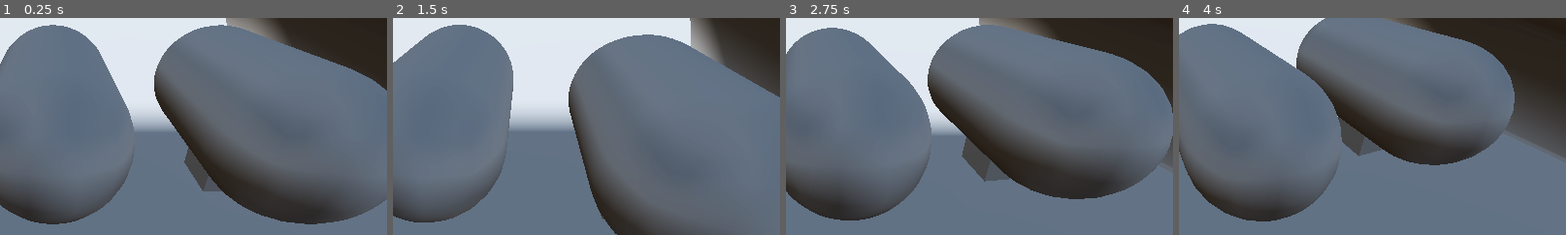
Above: before the commit, frames 1-4 (left to right).
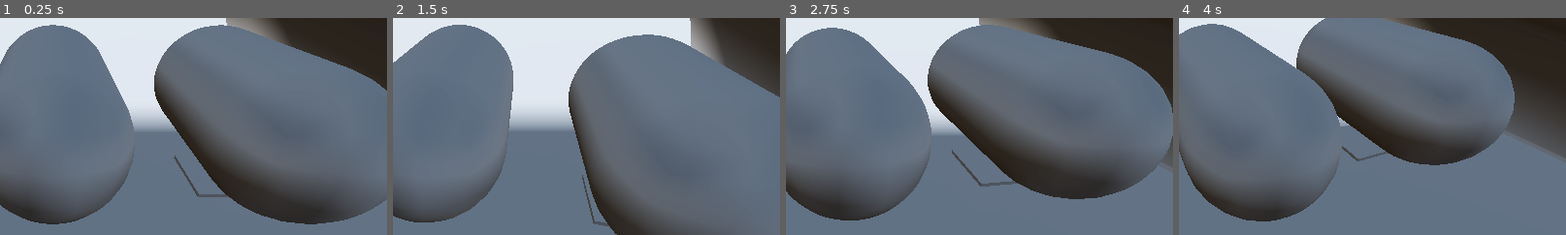
Above: after the commit, the same moments.

Repository: mitchellkazin15/hindenburgers
Game: Godot game, scene res://test_levels/level.tscn
The game is run twice, just before and just after one commit, with the same random seed, the same clock (stepped at 60 frames per second) and the same inputs. This scene is started directly instead of the project's main scene.
Inputs (mouse positions are % of the whole screen's width and height, from its top left):
- Up to frame 1 (0.25 s): no input
- Up to frame 2 (1.5 s): tap Enter at 0.5 s; move the mouse to (55, 50) at 0.52 s; hold E (interact) 0.53-1.28 s; hold W (move_up) from 0.53 s (still down); tap Space (jump) at 0.77, 1.25 s; move the mouse to (45, 50) at 1.27 s; tap E (interact) at 1.35 s
- Up to frame 3 (2.75 s): keep holding W (move_up); tap Space (jump) at 1.52 s; tap Enter at 2 s; move the mouse to (52, 48) at 2.02 s; press the mouse at (52, 48) at 2.03 s; tap E (interact) at 2.3 s
- Up to frame 4 (4 s): keep holding W (move_up); tap Space (jump) at 2.75, 3.02, 3.77 s; move the mouse to (49, 52) at 2.77 s; release the mouse at (49, 52) at 2.78 s; tap E (interact) at 2.85 s; tap Enter at 3.5 s; move the mouse to (57, 51) at 3.52 s; hold E (interact) from 3.53 s (still down)
The pictures show only the part of the screen within x 43-93%, y 26-76%; the shares and areas given below are measured in that part.

The runs differ from the first frame. In frame 1, 0.9% of the frame differs, in the area x 44-60%, y 59-83%; in frame 2, 0.2%; in frame 3, 1.3%, in the area x 42-60%, y 54-78%; in frame 4, 1.0%.

Commit message:
fix multiple driver bug

Diff:
--- a/vehicles/blimp.tscn
+++ b/vehicles/blimp.tscn
@@ -12,7 +12,7 @@
 [sub_resource type="CapsuleShape3D" id="CapsuleShape3D_8rjh7"]
 
 [sub_resource type="BoxShape3D" id="BoxShape3D_vv172"]
-size = Vector3(8, 8, 8)
+size = Vector3(14.360458, 8, 12.652618)
 
 [sub_resource type="CapsuleMesh" id="CapsuleMesh_cm3st"]
 
@@ -47,7 +47,7 @@
 shape = SubResource("CapsuleShape3D_8rjh7")
 
 [node name="CollisionShape3D2" type="CollisionShape3D" parent="." unique_id=1857533576]
-transform = Transform3D(1, 0, 0, 0, 1, 0, 0, 0, 1, 0, -15, 0)
+transform = Transform3D(1, 0, 0, 0, 0.2584987, 0, 0, 0, 1.2303561, 0.031987667, -17.681896, -0.43291765)
 shape = SubResource("BoxShape3D_vv172")
 
 [node name="Node3D" type="Node3D" parent="." unique_id=59626035]
@@ -57,7 +57,7 @@
 mesh = SubResource("CapsuleMesh_cm3st")
 
 [node name="MeshInstance3D2" type="MeshInstance3D" parent="Node3D" unique_id=1977350045]
-transform = Transform3D(-1.7484556e-08, 0.3, 0, -0.4, -1.3113417e-08, 0, 0, 0, 0.4, -0.591, 0, 0)
+transform = Transform3D(-2.327819e-08, 0.063794, -2.1175824e-22, -0.53254277, -2.7885245e-09, 5.3290705e-15, 5.3290705e-15, -3.982048e-23, 0.5476548, -0.7204373, -0.0013508545, 7.6352975e-08)
 mesh = SubResource("BoxMesh_j7fa5")
 
 [node name="BlimpPlayerController" type="Node" parent="." unique_id=1599259529 node_paths=PackedStringArray("blimp")]
--- a/vehicles/enter_driving_area_3d.gd
+++ b/vehicles/enter_driving_area_3d.gd
@@ -8,8 +8,5 @@
 	if not interacting_node is Character or not vehicle.driver == null:
 		return
 	var character : Character = interacting_node
-	character.set_locked_interacting()
-	print("interact called by: ", multiplayer.get_unique_id())
-	print("driver is: ", interacting_node.multiplayer.get_unique_id())
-	vehicle.set_driver(character)
-	vehicle.update_authority.rpc(character.get_multiplayer_authority())
+	if vehicle.set_driver(character):
+		character.set_locked_interacting()
--- a/vehicles/vehicle.gd
+++ b/vehicles/vehicle.gd
@@ -9,7 +9,9 @@
 @export var synchronizer : MultiplayerSynchronizer
 
 
-func set_driver(driving_character: Character) -> void:
+func set_driver(driving_character: Character) -> bool:
+	if being_driven:
+		return false
 	being_driven = true
 	driver = driving_character
 	driver_seat.remote_path = driver.get_path()
@@ -18,6 +20,14 @@
 	camera.set_process_input(true)
 	camera.current = true
 	call_deferred("_unfreeze")
+	update_authority.rpc(driver.get_multiplayer_authority())
+	update_driving_status.rpc(being_driven)
+	return true
+
+
+@rpc("any_peer", "call_local", "reliable")
+func update_driving_status(being_driven: bool) -> void:
+	self.being_driven = being_driven
 
 
 @rpc("any_peer", "call_local", "reliable")
@@ -35,6 +45,7 @@
 	driver_seat.remote_path = NodePath("")
 	driver.locked_interaction_ended.disconnect(_on_end_locked_interaction)
 	driver = null
+	update_driving_status.rpc(being_driven)
 
 
 func _unfreeze() -> void:
